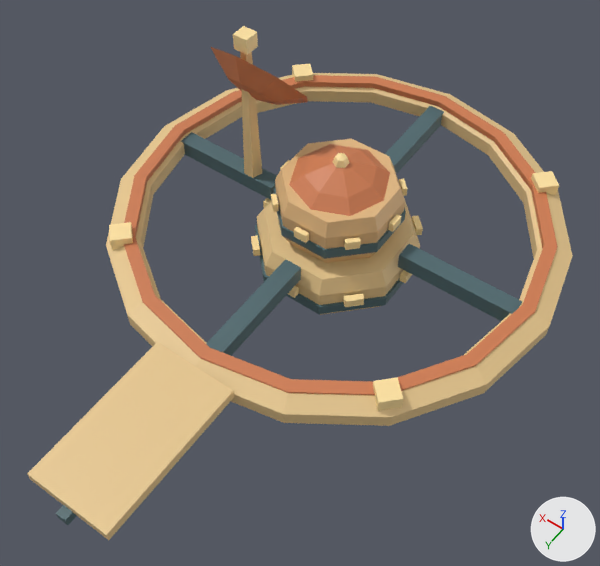
The glTF model game/modules/core/models/station.gltf, before and after one commit.
Rendered twice from a camera (50 mm lens) standing at (-6.99, 11.32, 14.6) and looking at (-0.66, 2.46, 0.67). Arrows for +X, +Y and +Z are at lower right; the lights stay in place. The first picture is the older version. Vertices at exactly the same position are counted once.

Names of what the first picture shows: 'mast', 'panel', 'spoked_ring', 'tiers'.
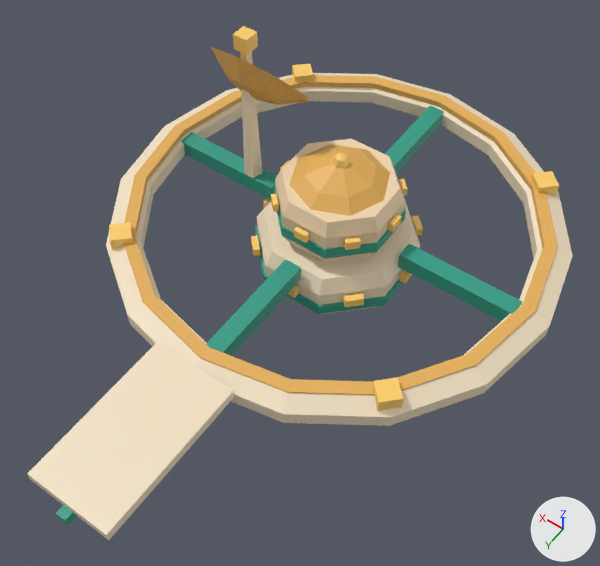
Where the change shows, as pixel boxes [x1, y1, x2, y2] in the pictures (600 x 566 px):
part 1 of me_spoked_ring, recoloured: [106, 73, 573, 426] in both
part 2 of me_spoked_ring, recoloured: [124, 75, 558, 395] in both
part 3 of me_spoked_ring, recoloured: [109, 63, 559, 411] in both
part 4 of me_spoked_ring, recoloured: [181, 106, 522, 356] in both
part 5 of me_tiers, recoloured: [251, 153, 423, 307] in both
part 6 of me_tiers, recoloured: [257, 138, 420, 315] in both
part 7 of me_tiers, recoloured: [255, 188, 406, 314] in both
part 8 of me_tiers, recoloured: [289, 144, 390, 216] in both
part 9 of me_panel, recoloured (dark cyan to cyan): [56, 505, 77, 525] in both
part 10 of me_panel, recoloured: [27, 342, 234, 540] in both
part 11 of me_mast, recoloured: [211, 47, 308, 105] in both
part 12 of me_mast, recoloured: [240, 52, 262, 178] in both
part 13 of me_mast, recoloured (beige to orange): [233, 26, 258, 55] in both

Diff of the bpy script that builds the scene:
```diff
--- a/game/modules/core/models/station.gltf.py
+++ b/game/modules/core/models/station.gltf.py
@@ me_spoked_ring @@
 me_spoked_ring.from_pydata(...)  # 224 vertices, 416 faces; spans x -5.39..5.39, y -5.39..5.39, z -0.35..0.56
+# me_spoked_ring part 1: 192 faces centred in x -5.26..5.26, y -5.26..5.26, z -0.29..0.29 are repainted in the vertex colours; the middle colour goes from beige #e7c78e to beige #f4e2c4
+# me_spoked_ring part 2: 128 faces centred in x -4.88..4.88, y -4.88..4.88, z 0.24..0.39 are repainted in the vertex colours; the middle colour goes from orange #cf7c50 to orange #e7b15a
+# me_spoked_ring part 3: 48 faces centred in x -3.77..3.77, y -3.77..3.77, z 0.21..0.56 are repainted in the vertex colours; the middle colour goes from beige #ffe2a1 to orange #ffcf6b
+# me_spoked_ring part 4: 48 faces centred in x -4.65..4.65, y -4.65..4.65, z -0.21..0.21 are repainted in the vertex colours; the middle colour goes from dark cyan #4d686e to cyan #2f9d86
 me_spoked_ring.materials.append(mat_defaultmaterial)
@@ me_tiers @@
 me_tiers.from_pydata(...)  # 270 vertices, 456 faces; spans x -2.06..2.06, y -2.06..2.06, z -1.4..2.11
+# me_tiers part 5: 216 faces centred in x -2.06..2.06, y -2.06..2.06, z -0.63..2.08 are repainted in the vertex colours; the middle colour goes from beige #ffe2a1 to orange #ffcf6b
+# me_tiers part 6: 128 faces centred in x -1.85..1.85, y -1.85..1.85, z -1.4..1.4 are repainted in the vertex colours; the middle colour goes from beige #e4c088 to beige #f3ddbb
+# me_tiers part 7: 64 faces centred in x -1.9..1.9, y -1.9..1.9, z -0.98..0.7 are repainted in the vertex colours; the middle colour goes from dark cyan #4d686e to cyan #2f9d86
+# me_tiers part 8: 48 faces centred in x -0.93..0.93, y -0.93..0.93, z 1.4..1.88 are repainted in the vertex colours; the middle colour goes from orange #cf7c50 to orange #e7b15a
 me_tiers.materials.append(mat_defaultmaterial_001)
@@ me_panel @@
 me_panel.from_pydata(...)  # 16 vertices, 24 faces; spans x -1.0..1.0, y 5.0..9.0, z -0.12..0.32
+# me_panel part 9: 12 faces centred in x -0.12..0.12, y 5.0..9.0, z -0.12..0.12 are repainted in the vertex colours; the middle colour goes from dark cyan #4d686e to cyan #2f9d86
+# me_panel part 10: 12 faces centred in x -1.0..1.0, y 5.2..8.8, z 0.08..0.32 are repainted in the vertex colours; the middle colour goes from beige #e7c78e to beige #f4e2c4
 me_panel.materials.append(mat_defaultmaterial_002)
@@ me_mast @@
 me_mast.from_pydata(...)  # 38 vertices, 64 faces; spans x 1.22..3.78, y -1.23..0.36, z 0.0..4.18
+# me_mast part 11: 32 faces centred in x 1.56..3.44, y -0.92..0.26, z 2.01..3.48 are repainted in the vertex colours; the middle colour goes from orange #cf7c50 to orange #e7b15a
+# me_mast part 12: 20 faces centred in x 2.34..2.65, y -0.14..0.16, z 0.0..4.0 are repainted in the vertex colours; the middle colour goes from beige #e7c78e to beige #f4e2c4
+# me_mast part 13: 12 faces centred in x 2.32..2.68, y -0.18..0.18, z 3.82..4.18 are repainted in the vertex colours; the middle colour goes from beige #ffe2a1 to orange #ffcf6b
 me_mast.materials.append(mat_defaultmaterial_003)
```
